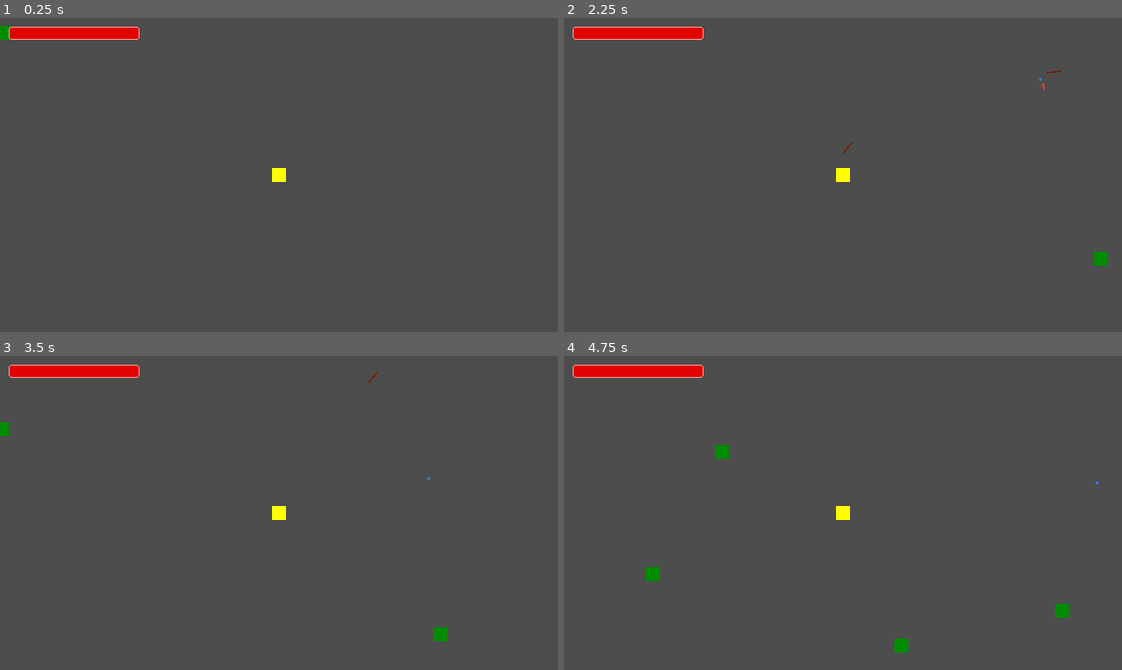
Above: before the commit, frames 1-4 (two rows, left to right).
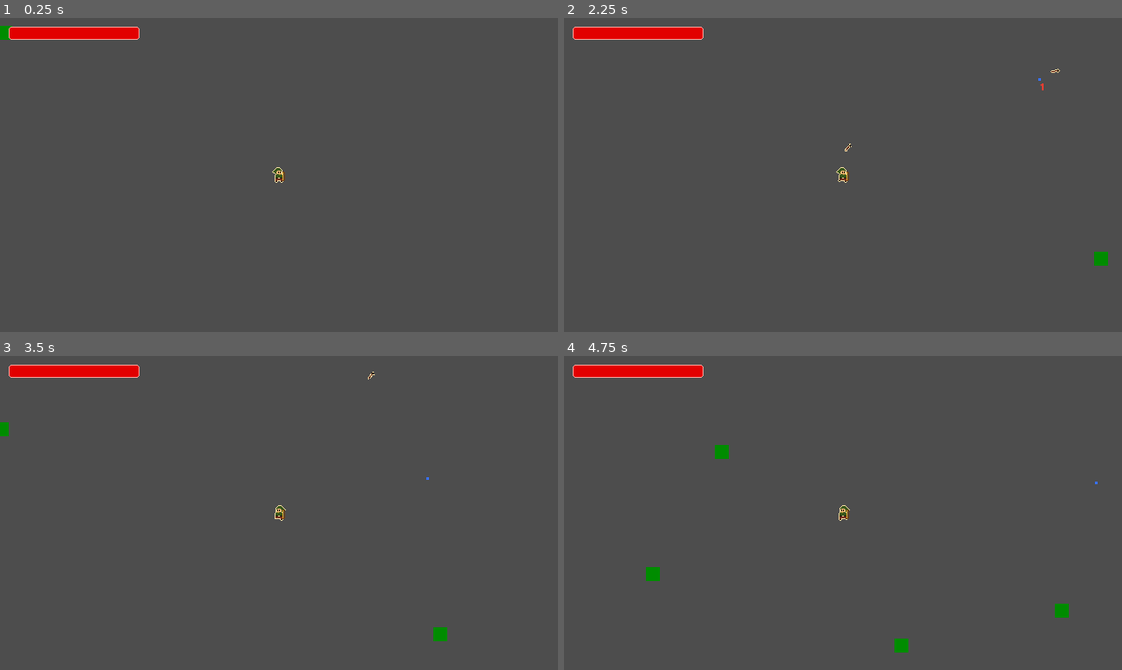
Above: after the commit, the same moments.

Repository: danilomacb/RAMter
Game: Godot game, scene res://Scenes/Game.tscn
Same seed, same stepped clock (60 frames per second), same inputs: the game is played once before the commit and once after it.
Inputs (mouse positions are in pixels of both pictures, inside the frame that each line leads up to):
- Up to frame 1 (0.25 s): no input
- Up to frame 2 (2.25 s): move the mouse to (965, 159) at 0.52 s; press the mouse at (965, 159) at 0.53 s; hold Right (MoveRight) 0.53-1.28 s; move the mouse to (731, 190) at 1.27 s; release the mouse at (731, 190) at 1.28 s; hold Down (MoveDown) 1.28-2.03 s; click (731, 190) at 1.35 s; move the mouse to (898, 105) at 2.02 s; press the mouse at (898, 105) at 2.03 s; hold Right (MoveRight) from 2.03 s (still down)
- Up to frame 3 (3.5 s): move the mouse to (251, 575) at 2.77 s; release Right (MoveRight) at 2.78 s; release the mouse at (251, 575) at 2.78 s; hold Up (MoveUp) from 2.78 s (still down); click (251, 575) at 2.85 s
- Up to frame 4 (4.75 s): move the mouse to (1010, 560) at 3.52 s; release Up (MoveUp) at 3.53 s; press the mouse at (1010, 560) at 3.53 s; hold Left (MoveLeft) from 3.53 s (still down); move the mouse to (675, 465) at 4.27 s; release the mouse at (675, 465) at 4.28 s; click (675, 465) at 4.35 s

The runs differ from the first frame. In frame 1, 0.1% of the frame differs, in the area x 48-52%, y 47-53%; in frame 2, 0.2%, in the area x 48-90%, y 16-53%; in frame 3, 0.1%; in frame 4, 0.1%.

Commit message:
player walk and idle animation implemented, and bow and arrow sprites added

Diff:
--- a/Prefabs/Player.tscn
+++ b/Prefabs/Player.tscn
@@ -1,29 +1,88 @@
-[gd_scene load_steps=6 format=3 uid="uid://vcwf3q5q6m5r"]
+[gd_scene load_steps=14 format=3 uid="uid://vcwf3q5q6m5r"]
 
 [ext_resource type="Script" path="res://Scripts/PlayerController.gd" id="1_elqdo"]
-[ext_resource type="Texture2D" uid="uid://4ui5ascs6onu" path="res://Sprites/WhiteSquare.png" id="2_0ms6c"]
+[ext_resource type="Texture2D" uid="uid://piftsefupt5f" path="res://Sprites/Player/PlayerIdle.png" id="2_atcc7"]
 [ext_resource type="PackedScene" uid="uid://bjl316fgcu6oj" path="res://Prefabs/Hp.tscn" id="3_1l1p5"]
+[ext_resource type="Texture2D" uid="uid://dliilkib5osm8" path="res://Sprites/Bow.png" id="3_1p885"]
+[ext_resource type="Texture2D" uid="uid://dq0j3c5r4p7nx" path="res://Sprites/Player/PlayerWalk.png" id="3_ltvof"]
 [ext_resource type="Script" path="res://Scripts/PlayerExp.gd" id="4_8yrjw"]
 
+[sub_resource type="AtlasTexture" id="AtlasTexture_inay3"]
+atlas = ExtResource("3_ltvof")
+region = Rect2(0, 0, 32, 32)
+
+[sub_resource type="AtlasTexture" id="AtlasTexture_rslaa"]
+atlas = ExtResource("3_ltvof")
+region = Rect2(32, 0, 32, 32)
+
+[sub_resource type="AtlasTexture" id="AtlasTexture_inhld"]
+atlas = ExtResource("3_ltvof")
+region = Rect2(64, 0, 32, 32)
+
+[sub_resource type="AtlasTexture" id="AtlasTexture_br6fk"]
+atlas = ExtResource("3_ltvof")
+region = Rect2(96, 0, 32, 32)
+
+[sub_resource type="AtlasTexture" id="AtlasTexture_fcwuf"]
+atlas = ExtResource("3_ltvof")
+region = Rect2(128, 0, 32, 32)
+
+[sub_resource type="SpriteFrames" id="SpriteFrames_pvucm"]
+animations = [{
+"frames": [{
+"duration": 1.0,
+"texture": ExtResource("2_atcc7")
+}],
+"loop": false,
+"name": &"Idle",
+"speed": 1.0
+}, {
+"frames": [{
+"duration": 1.0,
+"texture": SubResource("AtlasTexture_inay3")
+}, {
+"duration": 1.0,
+"texture": SubResource("AtlasTexture_rslaa")
+}, {
+"duration": 1.0,
+"texture": SubResource("AtlasTexture_inhld")
+}, {
+"duration": 1.0,
+"texture": SubResource("AtlasTexture_br6fk")
+}, {
+"duration": 1.0,
+"texture": SubResource("AtlasTexture_fcwuf")
+}],
+"loop": true,
+"name": &"Walk",
+"speed": 15.0
+}]
+
 [sub_resource type="RectangleShape2D" id="RectangleShape2D_s27x8"]
-size = Vector2(16, 16)
+size = Vector2(8, 16)
 
 [node name="Player" type="CharacterBody2D" groups=["Player"]]
 collision_layer = 44
 script = ExtResource("1_elqdo")
 moveSpeed = 100.0
 
+[node name="AnimatedSprite2D" type="AnimatedSprite2D" parent="."]
+sprite_frames = SubResource("SpriteFrames_pvucm")
+animation = &"Walk"
+autoplay = "Idle"
+frame_progress = 0.0623673
+
 [node name="CollisionShape2D" type="CollisionShape2D" parent="."]
 shape = SubResource("RectangleShape2D_s27x8")
-
-[node name="Icon" type="Sprite2D" parent="."]
-modulate = Color(1, 1, 0, 1)
-position = Vector2(0, -1.43051e-06)
-texture = ExtResource("2_0ms6c")
 
 [node name="Camera2D" type="Camera2D" parent="."]
 
 [node name="Timer" type="Timer" parent="."]
+
+[node name="Bow" type="Sprite2D" parent="."]
+z_index = 1
+position = Vector2(5, 2)
+texture = ExtResource("3_1p885")
 
 [node name="Hp" parent="." instance=ExtResource("3_1l1p5")]
 maxHp = 5.0
--- a/Prefabs/PlayerArrow.tscn
+++ b/Prefabs/PlayerArrow.tscn
@@ -1,10 +1,10 @@
 [gd_scene load_steps=4 format=3 uid="uid://cimt2s3agu4bj"]
 
 [ext_resource type="Script" path="res://Scripts/PlayerArrow.gd" id="1_aooo5"]
-[ext_resource type="Texture2D" uid="uid://4ui5ascs6onu" path="res://Sprites/WhiteSquare.png" id="1_iusrv"]
+[ext_resource type="Texture2D" uid="uid://b420irhs3bin8" path="res://Sprites/Arrow.png" id="2_5crnp"]
 
 [sub_resource type="RectangleShape2D" id="RectangleShape2D_u3b8g"]
-size = Vector2(16, 2)
+size = Vector2(11, 5)
 
 [node name="PlayerArrow" type="Area2D" groups=["Arrows"]]
 collision_layer = 8
@@ -13,11 +13,10 @@
 damage = 1.0
 
 [node name="CollisionShape2D" type="CollisionShape2D" parent="."]
+position = Vector2(-0.5, -0.5)
 shape = SubResource("RectangleShape2D_u3b8g")
 
 [node name="WhiteSquare" type="Sprite2D" parent="."]
-modulate = Color(0.447059, 0.121569, 0, 1)
-scale = Vector2(1, 0.1)
-texture = ExtResource("1_iusrv")
+texture = ExtResource("2_5crnp")
 
 [connection signal="area_entered" from="." to="." method="_on_area_entered"]
--- a/Scripts/PlayerController.gd
+++ b/Scripts/PlayerController.gd
@@ -2,31 +2,35 @@
 
 @export var moveSpeed: float
 
-@onready var timer = $Timer
+@onready var timer = $Timer as Timer
+@onready var animatedSprite2d = $AnimatedSprite2D as AnimatedSprite2D
 
 var upgrades = load("res://Scripts/Upgrades.gd").new()
 
 var canShoot = true
 
 func _physics_process(delta):
-	HorizontalMove()
-	VerticalMove()
+	Move()
 	Shoot()
+
+func Move():
+	var directionX = Input.get_axis("MoveLeft", "MoveRight")
+	var directionY = Input.get_axis("MoveUp", "MoveDown")
+	var direction = Vector2(directionX, directionY)
+
+	if direction != Vector2.ZERO:
+		velocity = direction * moveSpeed
+		animatedSprite2d.play("Walk")
+
+		if direction.x > 0:
+			animatedSprite2d.flip_h = false
+		else:
+			animatedSprite2d.flip_h = true
+	else:
+		velocity = Vector2.ZERO
+		animatedSprite2d.play("Idle")
+
 	move_and_slide()
-
-func HorizontalMove():
-	var directionX = Input.get_axis("MoveLeft", "MoveRight")
-	if directionX:
-		velocity.x = directionX * moveSpeed
-	else:
-		velocity.x = move_toward(velocity.x, 0, moveSpeed)
-
-func VerticalMove():
-	var directionY = Input.get_axis("MoveUp", "MoveDown")
-	if directionY:
-		velocity.y = directionY * moveSpeed
-	else:
-		velocity.y = move_toward(velocity.y, 0, moveSpeed)
 
 func Shoot():
 	if Input.is_action_pressed("Shoot") && canShoot:
Binary file added: Sprites/Arrow.png
Not shown, added: Sprites/Arrow.png.import
Binary file added: Sprites/Bow.png
Not shown, added: Sprites/Bow.png.import
Binary file added: Sprites/Player/PlayerIdle.png
Not shown, added: Sprites/Player/PlayerIdle.png.import
Binary file added: Sprites/Player/PlayerWalk.png
Not shown, added: Sprites/Player/PlayerWalk.png.import
